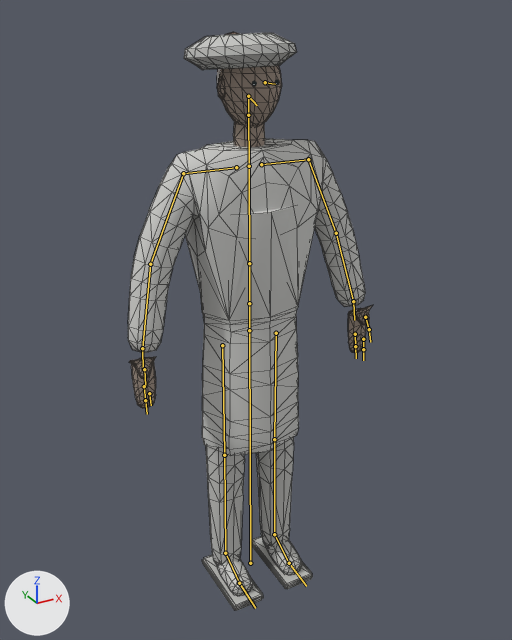
The glTF model models/city/people/medic_f_far.glb: old version first, new version second.
One viewpoint serves both versions: a 50 mm camera at (-0.903, -1.68, 1.75) aimed at (0.022, 0.002, 0.909). Lighting does not change. The marker at lower left points along +X, +Y and +Z. The first picture is the older version. The bones that change, and the others that lie on the model, are drawn over the model as lines. Mesh edges are drawn as thin lines.

In view in the first picture: 'human_noir'.
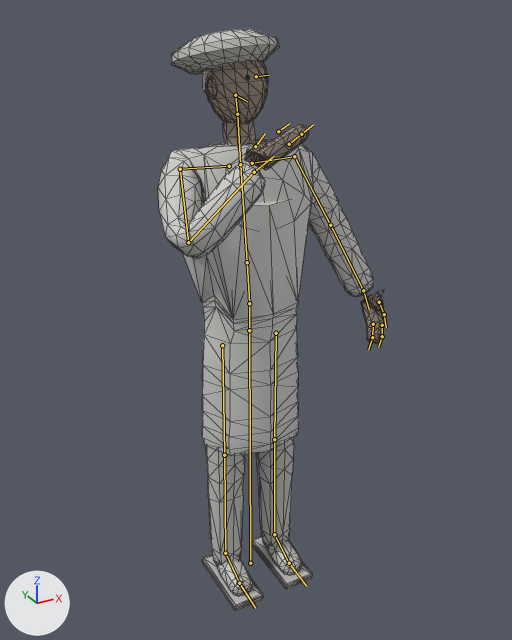
The newer file adds an action. The first version stands in its rest pose; the second is drawn at frame 6 of the action 'hand_recoil'.

Location of each change, (x1, y1, x2, y2) in pixels of the pictures (512 x 640 px):
'human_noir', posed (8% narrower): before (128, 32, 373, 611); after (158, 29, 384, 611)
bone 'spine', root to tip: before (249, 303) to (249, 263); after (249, 303) to (247, 262)
bone 'head', root to tip: before (248, 115) to (248, 96); after (237, 114) to (235, 95)
bone 'upper_arm.L', root to tip: before (308, 159) to (336, 233); after (294, 156) to (330, 225)
bone 'forearm.L', root to tip: before (336, 233) to (353, 301); after (330, 225) to (363, 290)
bone 'fingers_1.L', root to tip: before (355, 334) to (355, 346); after (373, 324) to (372, 337)
bone 'shoulder.R', root to tip: before (236, 167) to (183, 173); after (229, 166) to (180, 169)
bone 'upper_arm.R', root to tip: before (183, 173) to (150, 264); after (180, 169) to (188, 242)
bone 'forearm.R', root to tip: before (150, 264) to (142, 348); after (188, 242) to (254, 172)

What the commit changed:
Bone 'spine' (bone_spine) turns from (0, 0, 0) to (-6, 8, 0) degrees about its own x, y and z.
Bone 'head' (bone_head) turns from (0, 0, 0) to (-3, 6, 0) degrees about its own x, y and z.
Bone 'upper_arm.L' (bone_upper_arm_l) turns from (0, 0, 0) to (0, 0, -5) degrees about its own x, y and z.
Bone 'forearm.L' (bone_forearm_l) turns from (0, 0, 0) to (-10, 0, 0) degrees about its own x, y and z.
Bone 'fingers_1.L' (bone_fingers_1_l) turns from (0, 0, 0) to (0, 0, 20) degrees about its own x, y and z.
Bone 'shoulder.R' (bone_shoulder_r) turns from (0, 0, 0) to (4, 0, 0) degrees about its own x, y and z.
Bone 'upper_arm.R' (bone_upper_arm_r) turns from (0, 0, 0) to (-38, 0, 26) degrees about its own x, y and z.
Bone 'forearm.R' (bone_forearm_r) turns from (0, 0, 0) to (-108, 0, 0) degrees about its own x, y and z.
